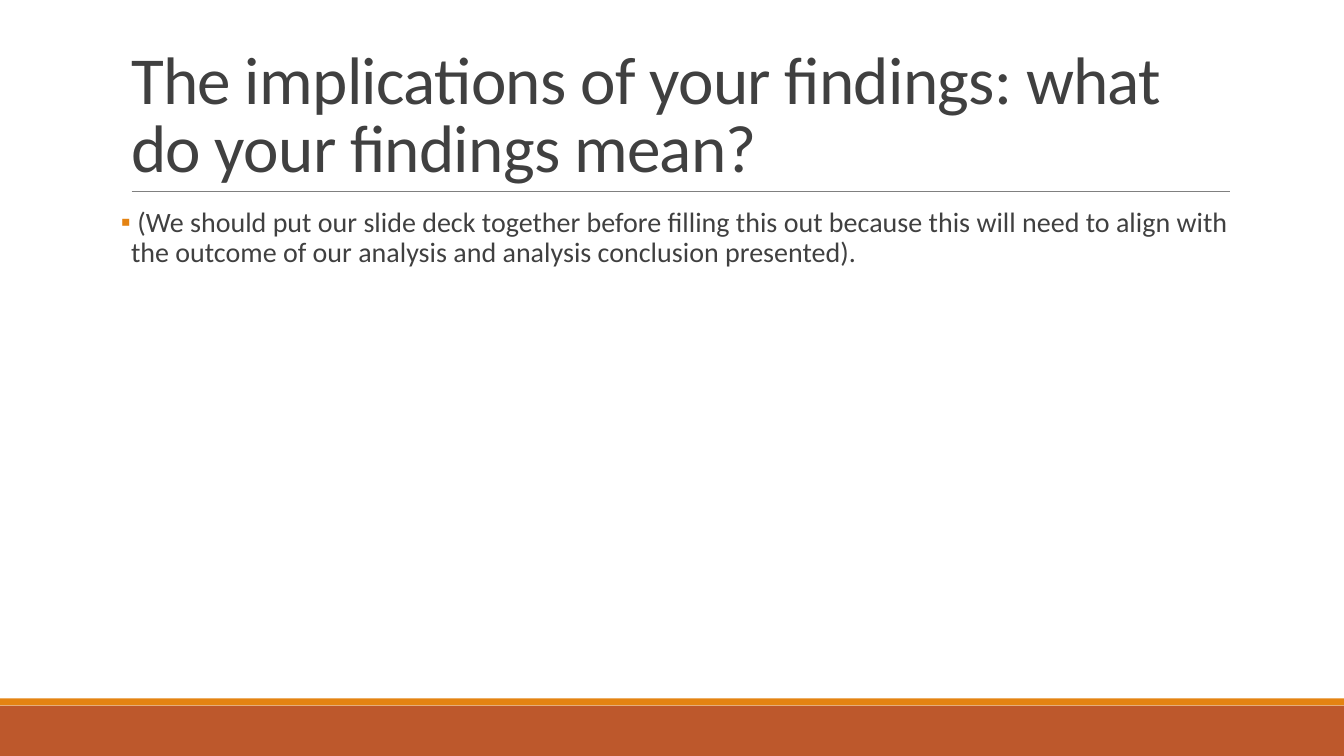
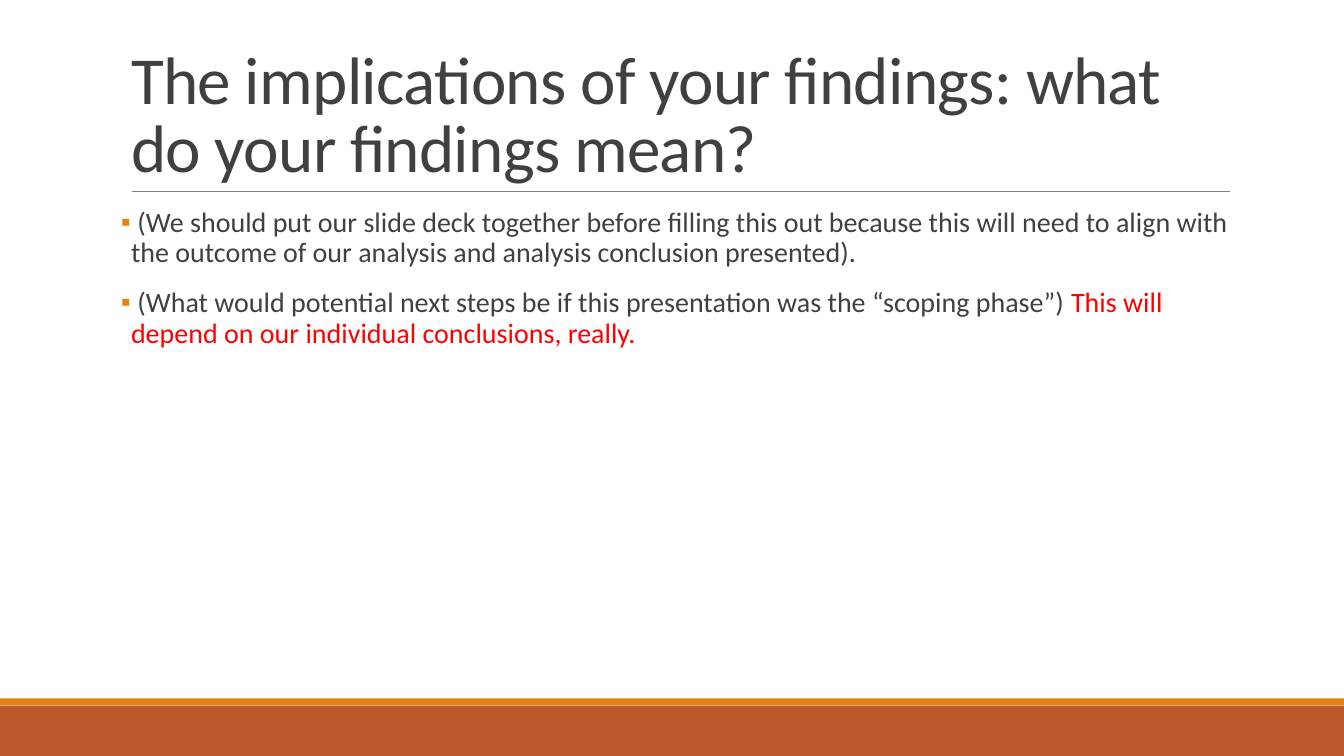
Before and after one commit to Evdawg/Project_1_Covid_Data, a slide deck: slide 25 of Project notes.pptx (slide 21 before the commit). Drawn at 1344x756 pixels with LibreOffice and Linux fonts; fonts in the diff are those of the drawing. Boxes give left, top, right and bottom in pixels: in the first picture for what was removed or moved away, otherwise in the second. Text is boxed around its words. In the diff, an @@ line names an element or a change of style, - is before the commit and + after.

```diff
--- a/Project notes.pptx
+++ b/Project notes.pptx
@@ text at box(131, 292, 1162, 348): paragraph added @@
+▪ (What would potential next steps be if this presentation was the “scoping phase”) This will depend on our individual conclusions, really.
```
Also in this commit, not shown: 16 other slides changed, 4 slides added.
